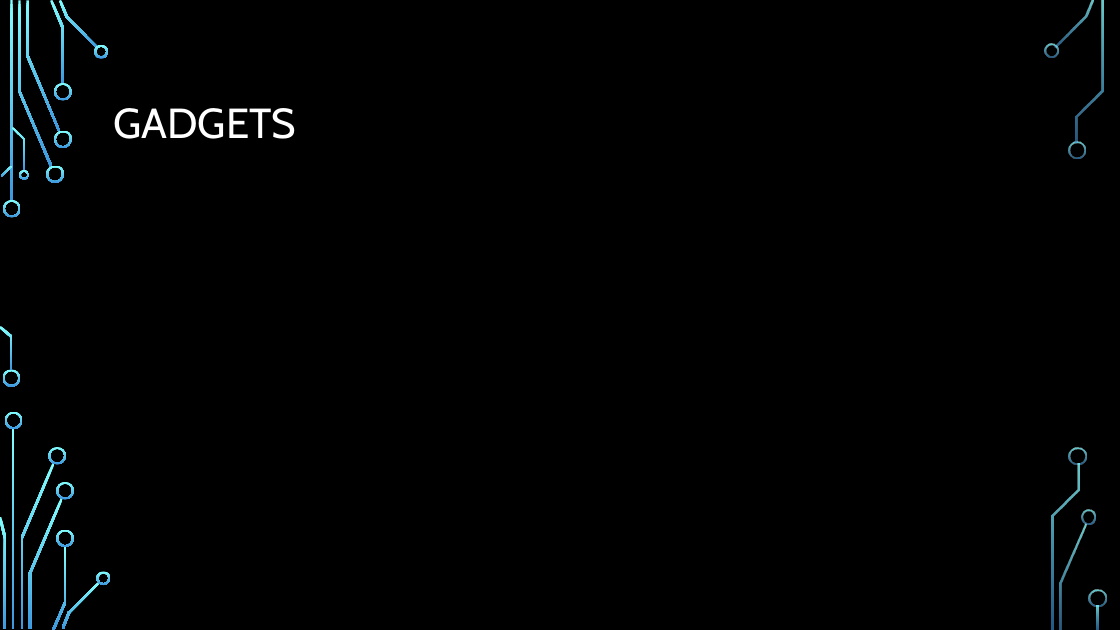
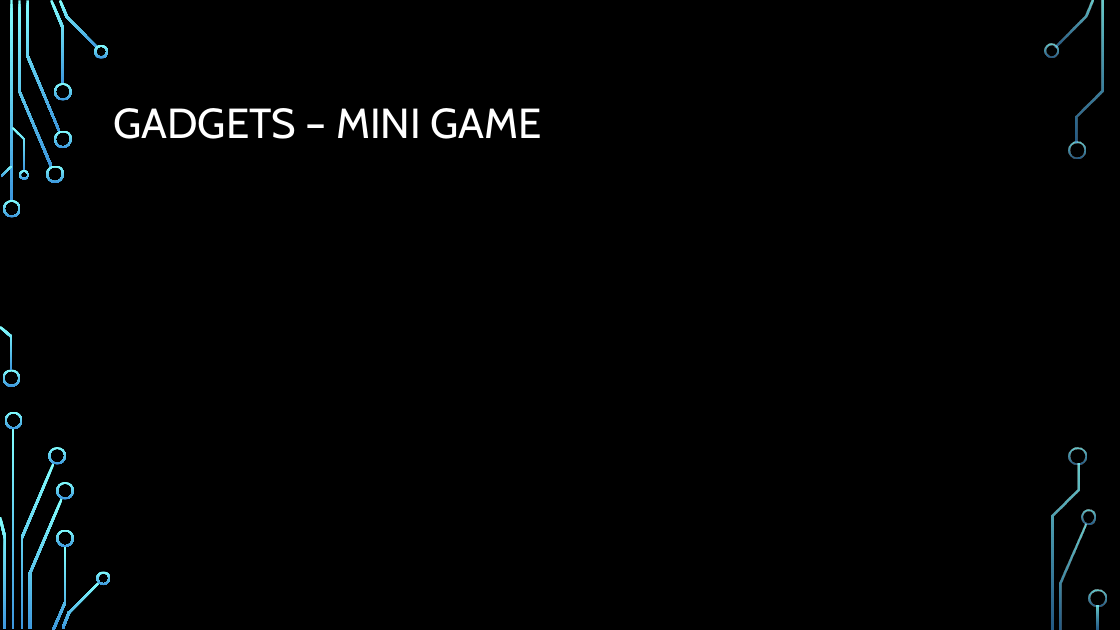
Before and after one commit to stoiveyp/DDDWales2018, a slide deck: slide 8 of Presentation/VoiceAndMore.pptx (slide 6 before the commit). Drawn at 1120x630 pixels with LibreOffice and Linux fonts; fonts in the diff are those of the drawing; background and template pictures are left out. Boxes give left, top, right and bottom in pixels: in the first picture for what was removed or moved away, otherwise in the second. Text is boxed around its words. In the diff, an @@ line names an element or a change of style, - is before the commit and + after.

```diff
--- a/Presentation/VoiceAndMore.pptx
+++ b/Presentation/VoiceAndMore.pptx
@@ title at (113,108,542,139): text changed @@
-GADGETS
+GADGETS – MINI GAME
```
Also in this commit, not shown: 2 other slides changed, 5 slides added, 2 slides removed.
